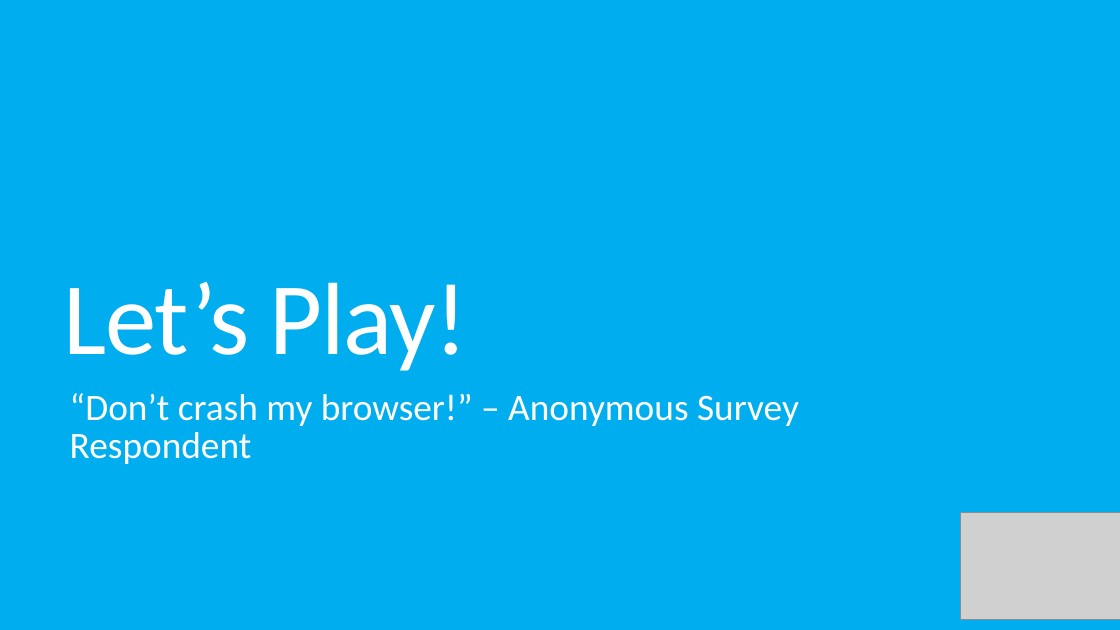
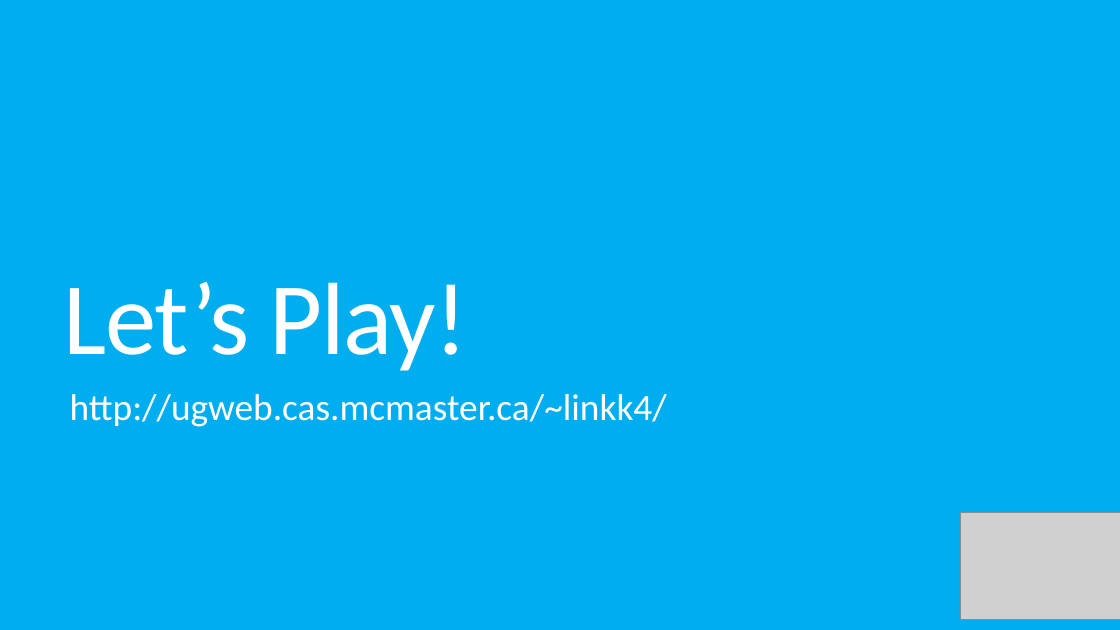
Before and after one commit to KelvinKKLin/GrateBox, a slide deck: slide 6 of Presentation.pptx. Drawn at 1120x630 pixels with LibreOffice and Linux fonts; fonts in the diff are those of the drawing; grey boxes stand for pictures. Boxes give left, top, right and bottom in pixels: in the first picture for what was removed or moved away, otherwise in the second. Text is boxed around its words. In the diff, an @@ line names an element or a change of style, - is before the commit and + after.

```diff
--- a/Presentation.pptx
+++ b/Presentation.pptx
@@ text at (70,394,667,427): text changed @@
-“Don’t crash my browser!” – Anonymous Survey Respondent
+http://ugweb.cas.mcmaster.ca/~linkk4/
```
Also in this commit, not shown: 6 other slides changed.
